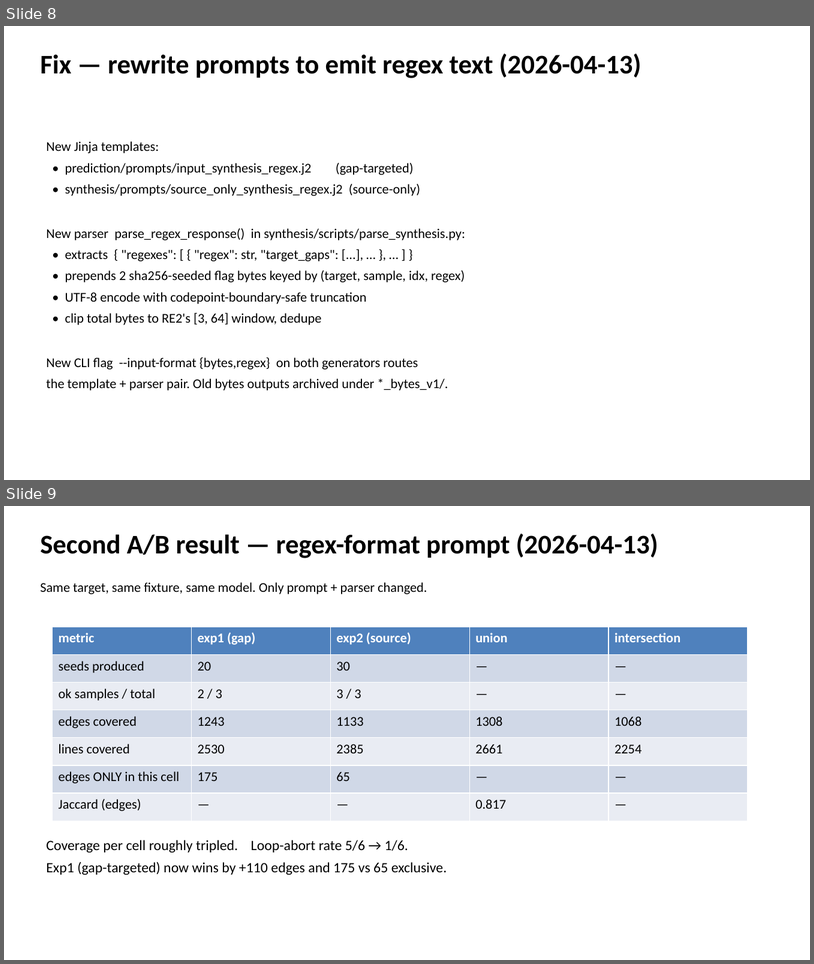
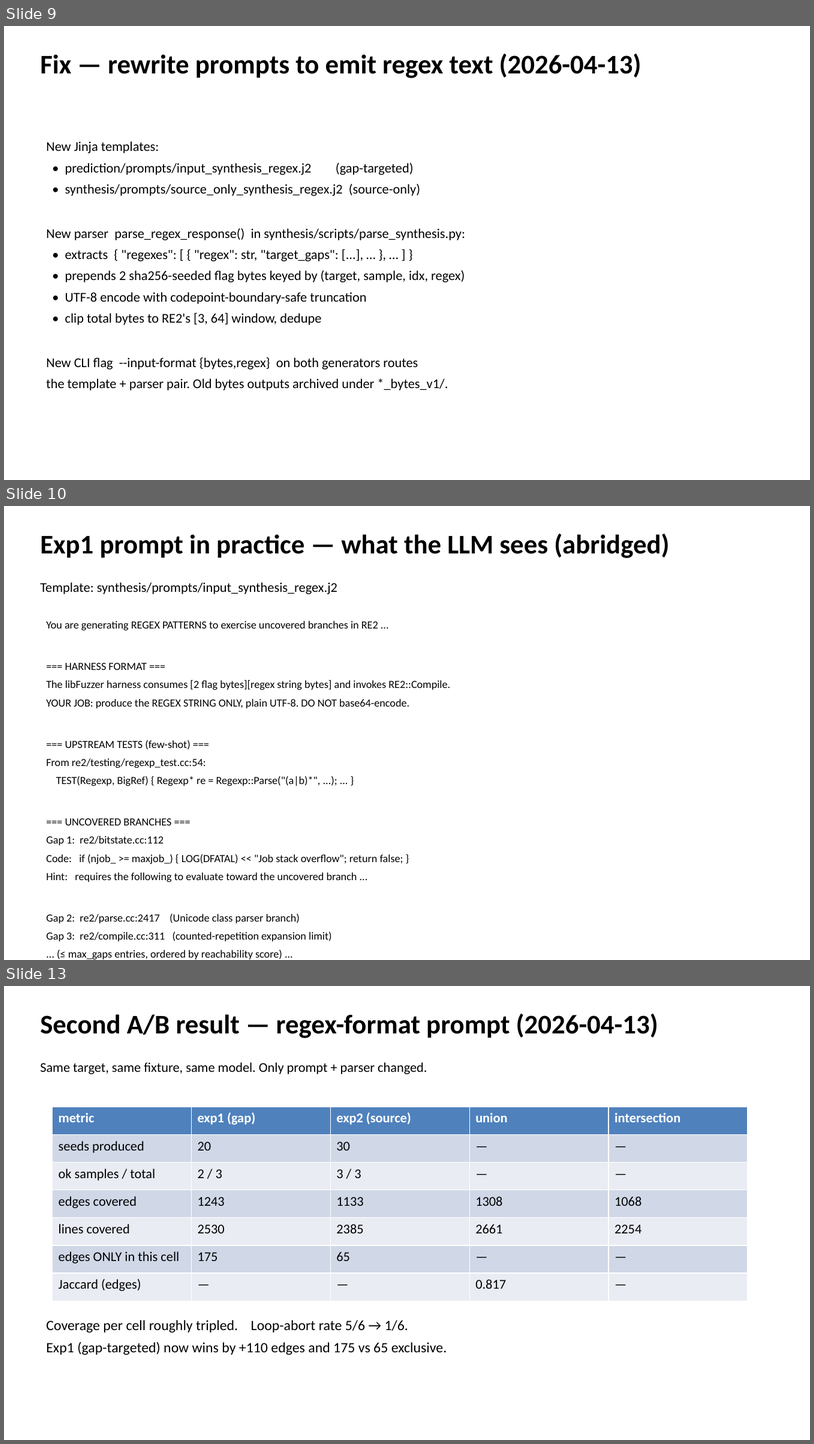
Before and after one commit to shreyasganesh0/llm-fuzzing, a slide deck: docs/slides/llm_fuzzing_review.pptx. Shown one above the other, each under a label of ours: slides 8 and 9 before the commit, slides 9, 10 and 13 after it; the slides between them are not shown. The pictures are 814x964 and 814x1444 pixels, drawn with LibreOffice and Linux fonts; fonts in the diff are those of the drawing. Boxes give left, top, right and bottom in pixels: in the first picture for what was removed or moved away, otherwise in the second. Text is boxed around its words. In the diff, an @@ line names an element or a change of style, - is before the commit and + after.

Commit message:
Add ablation results docs, review decks, and credit-check utilities
- docs/WEEKLY_REVIEW_PROMPT.md: full review prompt with RE2 v2 and harfbuzz
  llama results; M1/M2 tables; head-to-head format-dependence comparison
- docs/LLAMA_ABLATION_RESULTS.md: standalone results doc for Claude web
  presentation creation (llama-only, 150-seed normalised runs)
- docs/EXPERIMENT_HANDOFF.md, HANDOFF_PACK.md: handoff docs for resuming
  Claude harfbuzz cells when API credits are restored
- docs/ABLATION_V3_SLIDE_SUMMARY.md, INTEGRITY_AND_NEXT_STEPS.md: earlier
  analysis docs
- core/build_pptx.py: add slides for data flow, prompt examples, and seed
  format walkthrough
- docs/slides/: updated and new PPTX review decks
- scripts/check_claude_credits.{py,sh}: utilities to poll Anthropic API
  credit availability before launching synthesis runs

```diff
--- a/docs/slides/llm_fuzzing_review.pptx
+++ b/docs/slides/llm_fuzzing_review.pptx
@@ slide 10 added at box(4, 506, 810, 960), background #FFFFFF @@
@@ text added at box(40, 534, 669, 558), 32 pt, text #000000, bold @@
+Exp1 prompt in practice — what the LLM sees (abridged)
@@ text added at box(40, 582, 338, 594), 16 pt, text #000000 @@
+Template: synthesis/prompts/input_synthesis_regex.j2
@@ text added at box(46, 621, 450, 959), 13 pt, text #000000 @@
+You are generating REGEX PATTERNS to exercise uncovered branches in RE2 ...
+=== HARNESS FORMAT ===
+The libFuzzer harness consumes [2 flag bytes][regex string bytes] and invokes RE2::Compile.
+YOUR JOB: produce the REGEX STRING ONLY, plain UTF-8. DO NOT base64-encode.
+=== UPSTREAM TESTS (few-shot) ===
+From re2/testing/regexp_test.cc:54:
+TEST(Regexp, BigRef) { Regexp* re = Regexp::Parse("(a|b)*", ...); ... }
+=== UNCOVERED BRANCHES ===
+Gap 1: re2/bitstate.cc:112
+Code: if (njob_ >= maxjob_) { LOG(DFATAL) << "Job stack overflow"; return false; }
+Hint: requires the following to evaluate toward the uncovered branch ...
+Gap 2: re2/parse.cc:2417 (Unicode class parser branch)
+Gap 3: re2/compile.cc:311 (counted-repetition expansion limit)
+... (≤ max_gaps entries, ordered by reachability score) ...
+=== YOUR TASK === Produce N distinct regex patterns 1-60 chars. Emit one JSON object.
@@ what was slide 8 is now slide 9 @@
@@ what was slide 9 is now slide 13 @@
```
Also in this commit, not shown: 2 slides changed, 4 other slides added, 11 other files.
